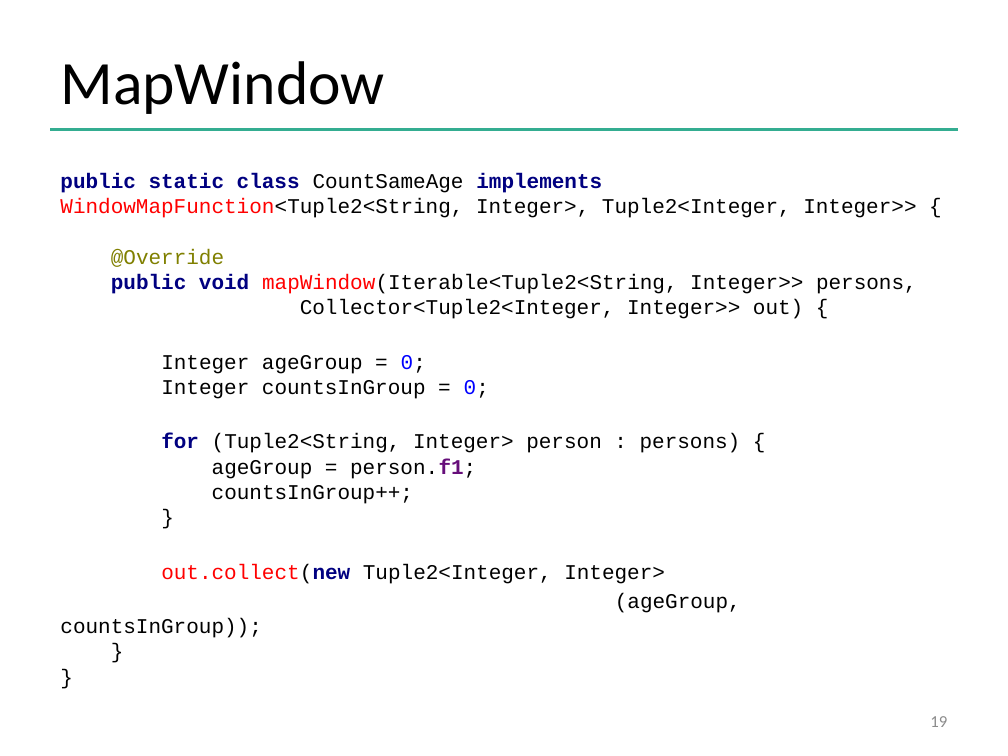
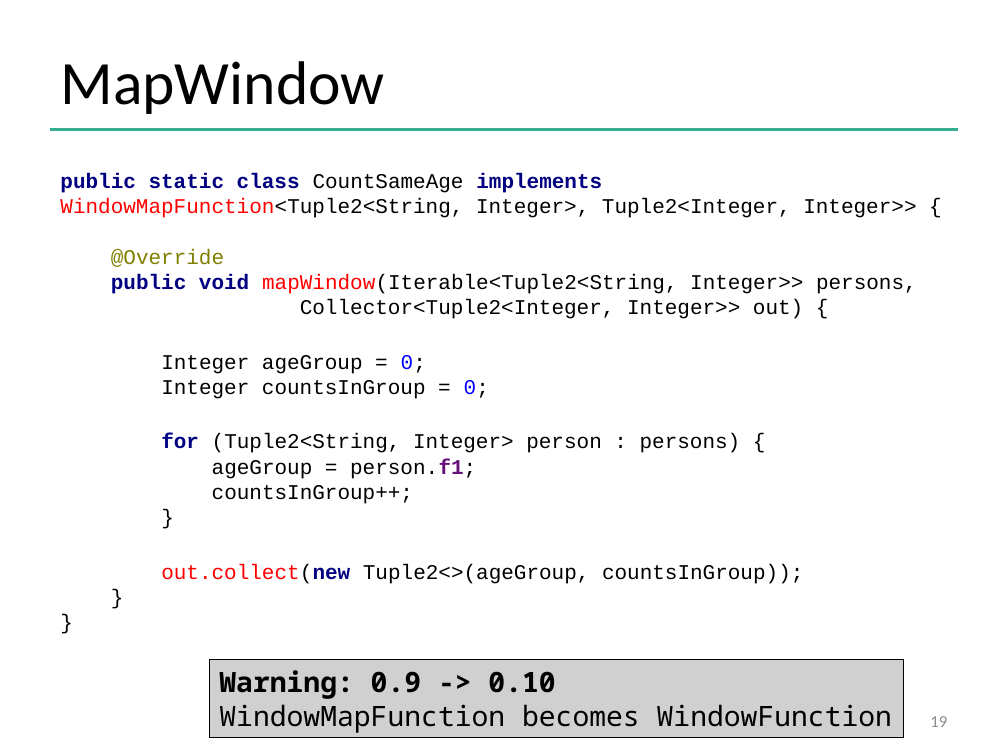
Before and after one commit to dataArtisans/flink-training-web, a slide deck: slide 19 of slides/flink_stream_advanced.pptx. Drawn at 1008x756 pixels with LibreOffice and Linux fonts; fonts in the diff are those of the drawing; grey boxes stand for pictures; background and template pictures are left out. Boxes give left, top, right and bottom in pixels: in the first picture for what was removed or moved away, otherwise in the second. Text is boxed around its words. In the diff, an @@ line names an element or a change of style, - is before the commit and + after.

```diff
--- a/slides/flink_stream_advanced.pptx
+++ b/slides/flink_stream_advanced.pptx
@@ text at (161,564,803,584): text changed @@
-out.collect(new Tuple2<Integer, Integer>
-(ageGroup, countsInGroup));
-}
-}
+out.collect(new Tuple2<>(ageGroup, countsInGroup));
+}
+}
@@ picture added at (210,659,903,737), 20 pt, text #000000 @@
+Warning: 0.9 -> 0.10
+WindowMapFunction becomes WindowFunction
```
Also in this commit, not shown: 19 other slides changed, 3 other files.
